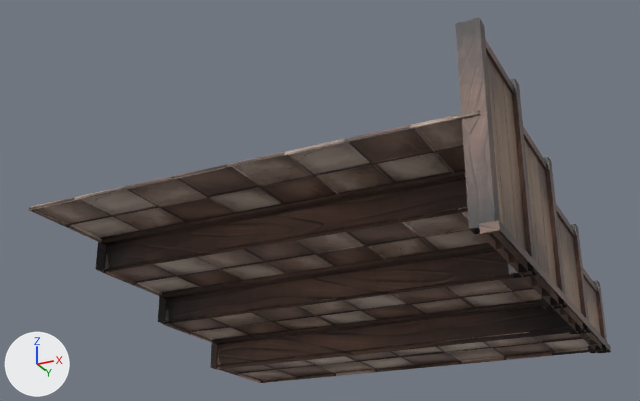
One commit to the FBX model Context-III-Unity/Assets/_Project/Models/Environment/Meshes/Floor_3_Steps_Straight_Walled_Half.fbx: the scene before it, then after it.
Camera for both pictures: a 50 mm lens placed at (0.215, -0.788, -0.415), pointed at (-0.311, 0.265, 0.059). The lights are fixed; the arrows at lower left show +X, +Y and +Z. Where no turn or scale is listed for an object, it has been applied to the vertices.

Objects in the first picture: 'Floor_Stairs_3_Steps', 'Stair_Wood_Wall18'.
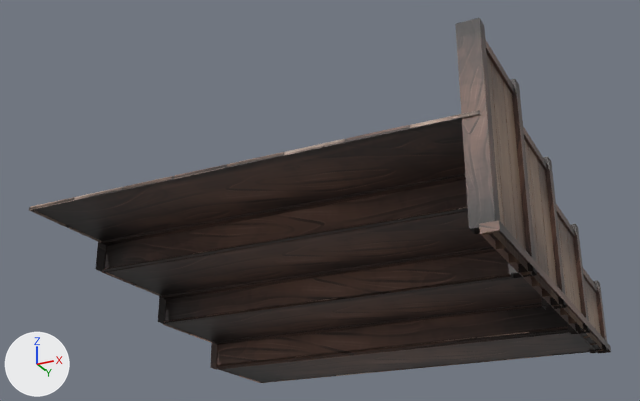
Where the newer file only moved an object's origin or applied its transform, the numbers keep the older frame.

Patch to the scene script:
```diff
--- a/Context-III-Unity/Assets/_Project/Models/Environment/Meshes/Floor_3_Steps_Straight_Walled_Half.fbx.py
+++ b/Context-III-Unity/Assets/_Project/Models/Environment/Meshes/Floor_3_Steps_Straight_Walled_Half.fbx.py
@@ me_mesh_001 @@
 # used by ob_floor_stairs_3_steps; location = (0.0, 0.0, 0.0)
 # verts and faces of me_mesh_001; kept vertices keep their numbers, new ones are numbered from 662
-me_mesh_001.from_pydata(...)  # 662 vertices, 424 faces; spans x -0.599..0.001, y 0.0..0.6, z -0.124..0.01
+me_mesh_001.from_pydata(...)  # 678 vertices, 428 faces; spans x -0.599..0.001, y 0.0..0.6, z -0.124..0.01
+# me_mesh_001 part 1
+verts[662] = (-0.596, 0.002, 0.004)  # pixel (31, 209)
+verts[663] = (-0.596, 0.152, 0.004)
+verts[664] = (-0.596, 0.145, -0.038)  # pixel (101, 270)
+verts[665] = (-0.596, 0.296, -0.038)
+verts[666] = (-0.596, 0.299, -0.08)  # pixel (163, 323)
+verts[667] = (-0.596, 0.449, -0.08)
+verts[668] = (-0.596, 0.448, -0.122)  # pixel (215, 367)
+verts[669] = (-0.596, 0.599, -0.122)  # pixel (261, 382)
+for new, old in zip([*range(670, 678)], [*range(662, 670)]): verts[new] = verts[old] + (0.596, 0.0, 0.0)
+faces += [(662, 670, 671, 663), (664, 672, 673, 665), (666, 674, 675, 667), (668, 676, 677, 669)]
 me_mesh_001.materials.append(mat_standardsurface1)
```

What differs and where, as boxes (x1, y1, x2, y2) in the pictures (640 x 401 px):
part 1 of me_mesh_001, added
    after: (33, 118, 600, 382)
